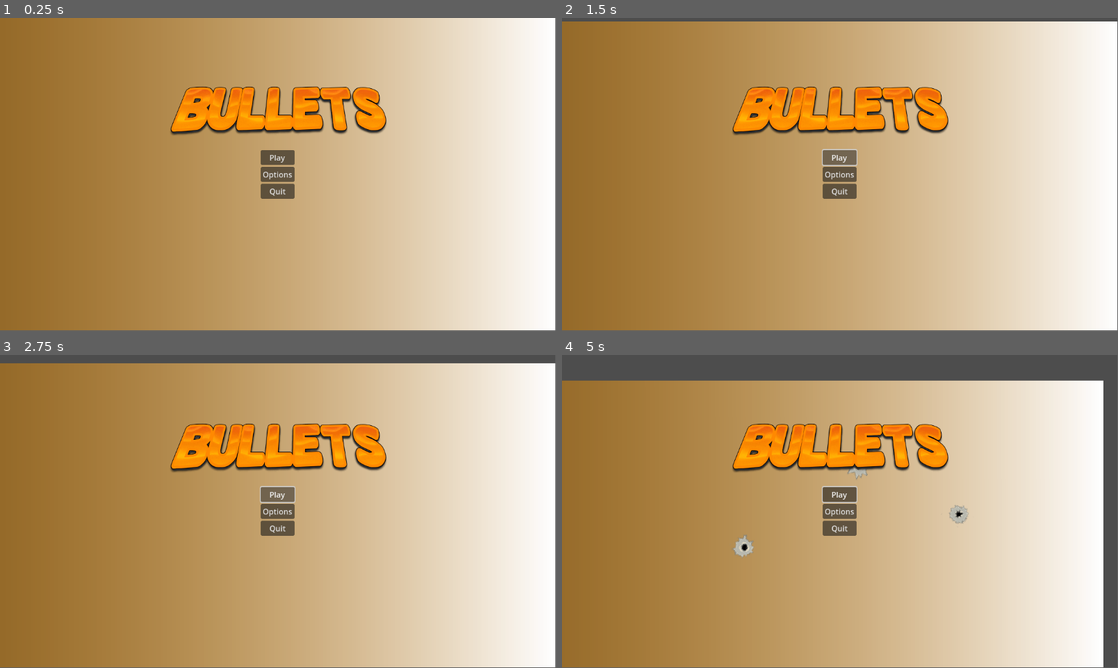
Above: before the commit, frames 1-4 (two rows, left to right).
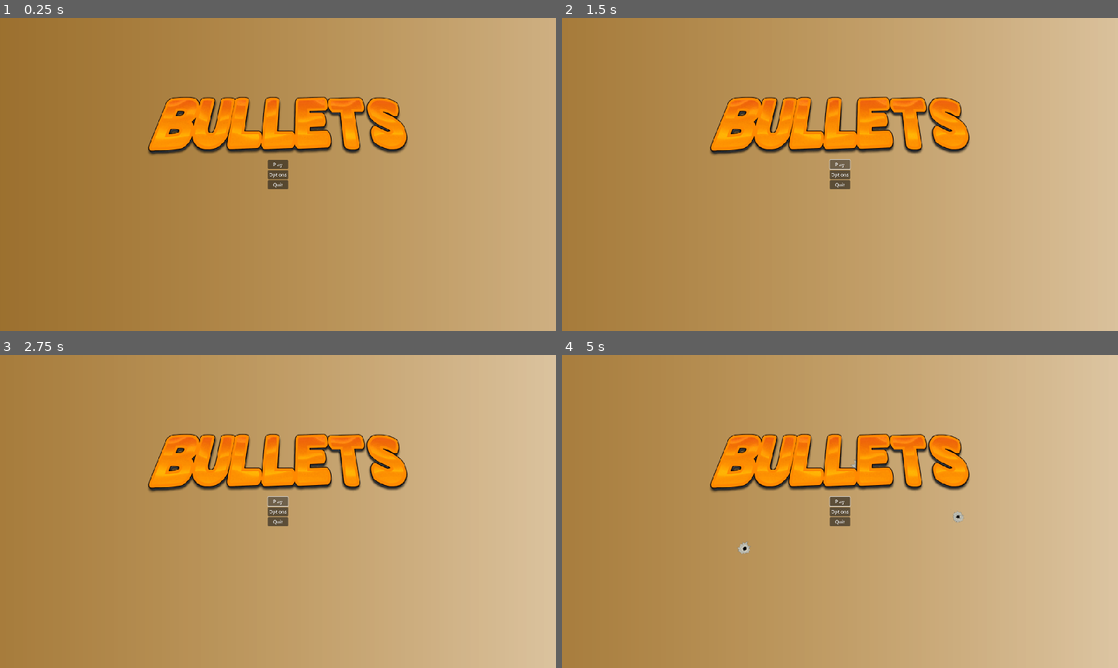
Above: after the commit, the same moments.

Repository: Newsteller/Bullets
Game: Godot game, scene res://menus/main_menu/main_menu.tscn
Two runs of this game, one before a commit and one after it. Both use one fixed random seed, a clock stepped at 60 frames per second and the inputs below.
Inputs (mouse positions are in pixels of both pictures, inside the frame that each line leads up to):
- Up to frame 1 (0.25 s): no input
- Up to frame 2 (1.5 s): click "Options" at 0.5 s; click "Play" at 1.25 s
- Up to frame 3 (2.75 s): click "Play" at 2 s
- Up to frame 4 (5 s): tap Enter at 2.75 s; move the mouse to (962, 495) at 2.77 s; hold D (move_right) 2.78-4.28 s; click (962, 495) at 2.85 s; tap Space (jump) at 3.02, 3.77 s; move the mouse to (728, 527) at 3.52 s; click (728, 527) at 3.6 s; move the mouse to (895, 442) at 4.27 s; hold A (move_left) from 4.28 s (still down); click (895, 442) at 4.35 s
In our replay, the window is 799x449 before the commit and 800x450 after it. These sizes can differ from the game's own. Grey fills any space a smaller window leaves; there, only what the larger window draws over its background counts as a difference.

The runs differ from the first frame. In frame 1, 59% of the frame differs, in the area x 0-100%, y 0-100%; in frame 2, 48%; in frame 3, 48%; in frame 4, 53%.

Commit message:
Fixing sceen size

Diff:
--- a/menus/main_menu/main_menu.gd
+++ b/menus/main_menu/main_menu.gd
@@ -9,20 +9,27 @@
 
 @onready var main_menu: Control = $"."
 @onready var bullet_hit: AnimatedSprite2D = $BulletHit
+@onready var background: TextureRect = %Background
 
 
 var offset
 
 
 func _init() -> void:
+	Input.mouse_mode = Input.MOUSE_MODE_CONFINED
 	Input.set_custom_mouse_cursor(CURSOR_HAND_UNPRESSED, Input.CURSOR_POINTING_HAND, Vector2(10, 10))
+
+
+func _ready() -> void:
+	var viewport_width = ProjectSettings.get_setting("display/window/size/viewport_width")
+	var viewport_height = ProjectSettings.get_setting("display/window/size/viewport_height")
+	background.size = Vector2(viewport_width*2, viewport_height*2)
 
 
 func _process(_delta: float) -> void:
 	var current_mouse_position = get_global_mouse_position()
-	offset = (get_screen_center() - current_mouse_position) * 0.5
+	offset = (get_screen_center() * -0.5 - current_mouse_position) * 0.5
 	if %Background.get_screen_position() != offset:
-		print(randf())
 		var tween = create_tween()
 		tween.set_ease(Tween.EASE_OUT)
 		tween.tween_property($Background, "position", offset, 1.0)
@@ -56,11 +63,11 @@
 
 func shoot():
 	if Input.get_current_cursor_shape() == Input.CURSOR_ARROW:
-		add_at_mouse_position(BULLET_HOLE)
-		add_at_mouse_position(BULLET_HIT)
+		add_item_at_mouse_position(BULLET_HOLE)
+		add_item_at_mouse_position(BULLET_HIT)
 
 
-func add_at_mouse_position(item):
+func add_item_at_mouse_position(item):
 	var temp = item.instantiate()
 	temp.global_position = get_global_mouse_position() - %Background.get_screen_position()
 	temp.rotation_degrees = randf_range(0, 360)
--- a/menus/main_menu/main_menu.tscn
+++ b/menus/main_menu/main_menu.tscn
@@ -22,12 +22,9 @@
 
 [node name="Background" type="TextureRect" parent="."]
 unique_name_in_owner = true
-layout_mode = 1
-anchors_preset = 15
-anchor_right = 1.0
-anchor_bottom = 1.0
-grow_horizontal = 2
-grow_vertical = 2
+layout_mode = 0
+offset_right = 256.0
+offset_bottom = 1.0
 texture = SubResource("GradientTexture1D_2s1si")
 
 [node name="VBoxContainer" type="VBoxContainer" parent="."]
@@ -38,29 +35,34 @@
 anchor_right = 0.5
 anchor_bottom = 0.5
 offset_left = -35.0
-offset_top = -50.5
+offset_top = -50.0
 offset_right = 35.0
-offset_bottom = 50.5
+offset_bottom = 51.0
 grow_horizontal = 2
 grow_vertical = 2
+pivot_offset = Vector2(35, 51)
 alignment = 1
 
 [node name="Logo" type="Sprite2D" parent="VBoxContainer"]
-position = Vector2(37, -81.5)
+position = Vector2(35, -117)
+scale = Vector2(2, 2)
 texture = ExtResource("2_qhqw7")
 
-[node name="PlayButton" parent="VBoxContainer" instance=ExtResource("3_25lqj")]
+[node name="VBoxContainer" type="VBoxContainer" parent="VBoxContainer"]
+layout_mode = 2
+
+[node name="PlayButton" parent="VBoxContainer/VBoxContainer" instance=ExtResource("3_25lqj")]
 layout_mode = 2
 text = "Play"
 
-[node name="OptionsButton" parent="VBoxContainer" instance=ExtResource("3_25lqj")]
+[node name="OptionsButton" parent="VBoxContainer/VBoxContainer" instance=ExtResource("3_25lqj")]
 layout_mode = 2
 text = "Options"
 
-[node name="QuitButton" parent="VBoxContainer" instance=ExtResource("3_25lqj")]
+[node name="QuitButton" parent="VBoxContainer/VBoxContainer" instance=ExtResource("3_25lqj")]
 layout_mode = 2
 text = "Quit"
 
-[connection signal="pressed" from="VBoxContainer/PlayButton" to="." method="_on_play_button_pressed"]
-[connection signal="pressed" from="VBoxContainer/OptionsButton" to="." method="_on_options_button_pressed"]
-[connection signal="pressed" from="VBoxContainer/QuitButton" to="." method="_on_quit_button_pressed"]
+[connection signal="pressed" from="VBoxContainer/VBoxContainer/PlayButton" to="." method="_on_play_button_pressed"]
+[connection signal="pressed" from="VBoxContainer/VBoxContainer/OptionsButton" to="." method="_on_options_button_pressed"]
+[connection signal="pressed" from="VBoxContainer/VBoxContainer/QuitButton" to="." method="_on_quit_button_pressed"]
--- a/project.godot
+++ b/project.godot
@@ -17,6 +17,9 @@
 
 [display]
 
+window/size/viewport_width=1920
+window/size/viewport_height=1080
+window/stretch/mode="viewport"
 mouse_cursor/custom_image="res://assets/cursors/target_01.png"
 mouse_cursor/custom_image_hotspot=Vector2(16, 16)
 
